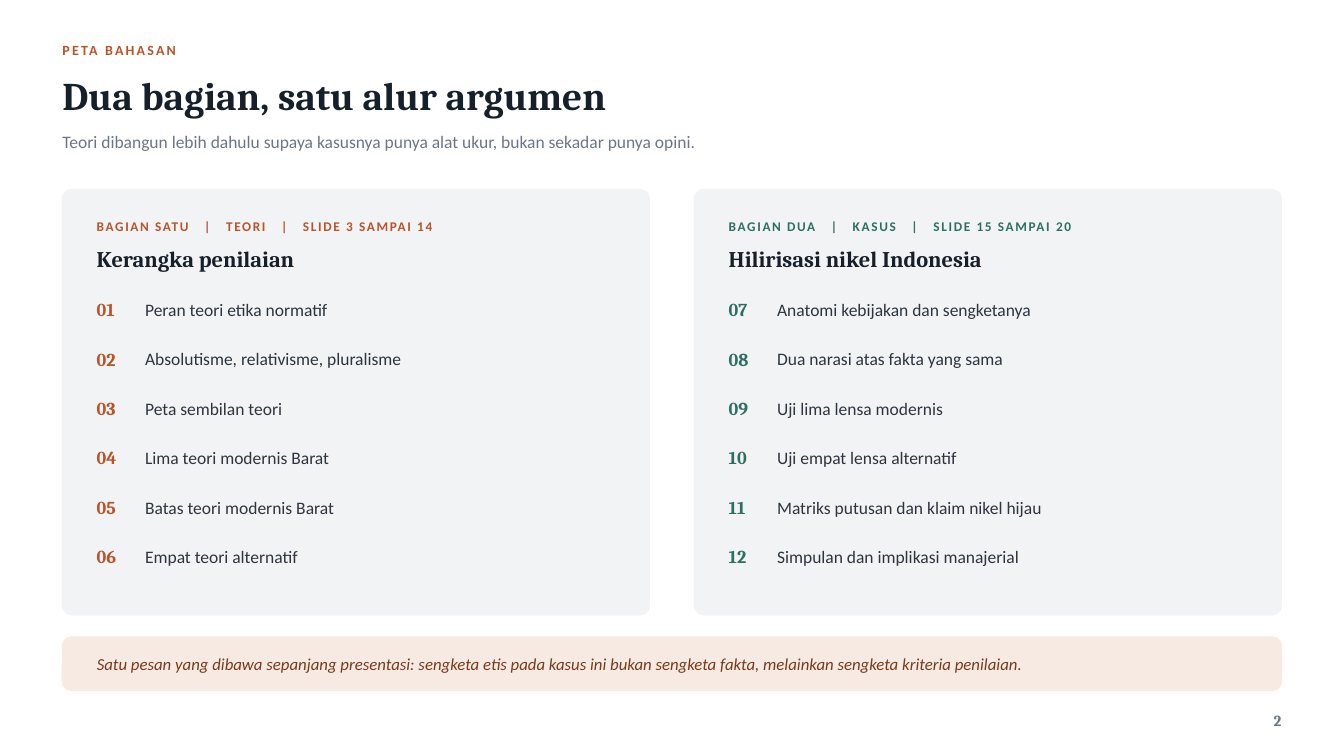
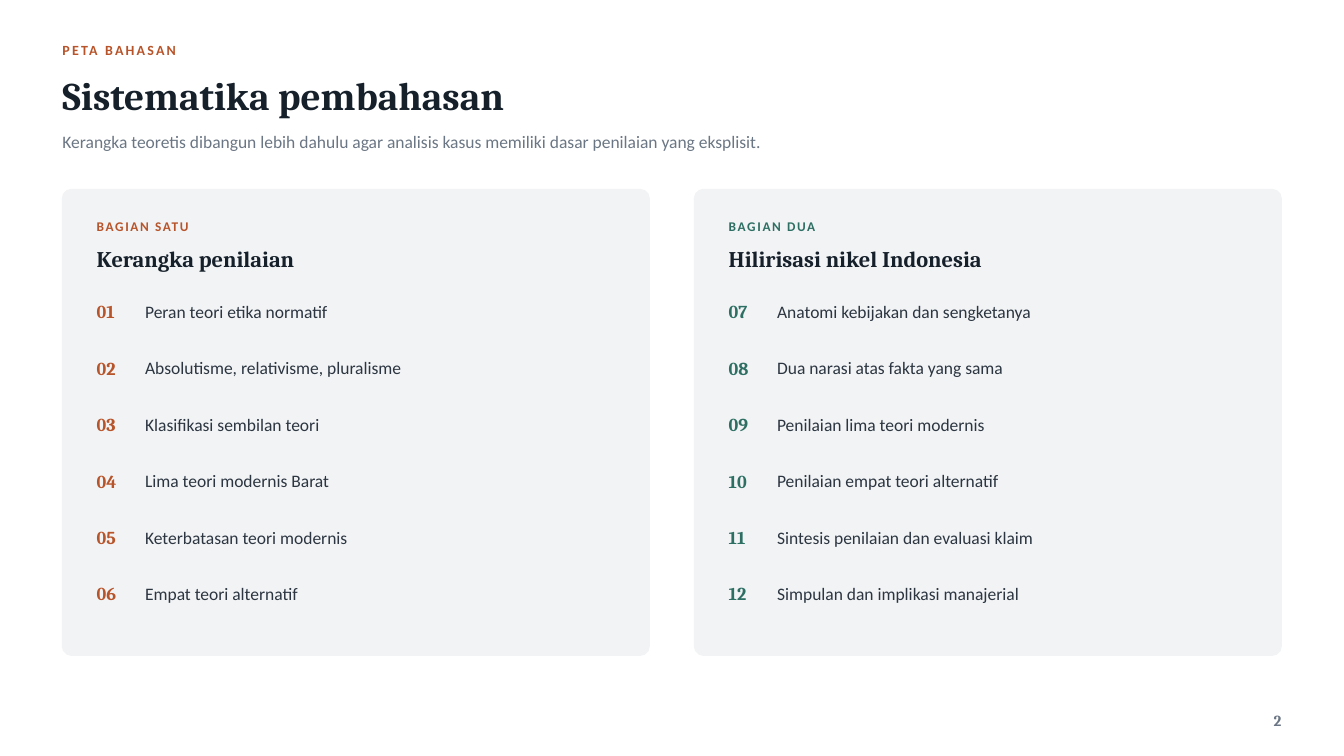
Before and after one commit to aslihabnuri/Dom-Manipulation, a slide deck: slide 2 of business-ethics/Evaluating-Business-Ethics-Hilirisasi-Nikel.pptx. Drawn at 1344x756 pixels with LibreOffice and Linux fonts; fonts in the diff are those of the drawing. Boxes give left, top, right and bottom in pixels: in the first picture for what was removed or moved away, otherwise in the second. Text is boxed around its words. In the diff, an @@ line names an element or a change of style, - is before the commit and + after.

```diff
--- a/business-ethics/Evaluating-Business-Ethics-Hilirisasi-Nikel.pptx
+++ b/business-ethics/Evaluating-Business-Ethics-Hilirisasi-Nikel.pptx
@@ text at (62,82,504,119): text changed @@
-Dua bagian, satu alur argumen
+Sistematika pembahasan
@@ text at (62,136,761,151): text changed @@
-Teori dibangun lebih dahulu supaya kasusnya punya alat ukur, bukan sekadar punya opini.
+Kerangka teoretis dibangun lebih dahulu agar analisis kasus memiliki dasar penilaian yang eksplisit.
@@ rounded rectangle at (63,190,649,655): proportions changed @@
@@ rounded rectangle: place and size @@
-rounded rectangle at (63,190,649,615)
+rounded rectangle at (63,190,649,655)
@@ rounded rectangle: place and size @@
-rounded rectangle at (695,190,1281,615)
+rounded rectangle at (695,190,1281,655)
@@ rounded rectangle at (695,190,1281,655): proportions changed @@
@@ text at (226,222,353,231): text changed @@
-BAGIAN SATU | TEORI | SLIDE 3 SAMPAI 14
+BAGIAN SATU
@@ text at (853,222,896,231): text changed @@
-BAGIAN DUA | KASUS | SLIDE 15 SAMPAI 20
+BAGIAN DUA
@@ 4 texts: place and size @@
-4 texts at (97,353,1003,368)
+4 texts at (97,362,1003,377)
@@ text "03": place and size @@
-text "03" at (97,402,116,415)
+text "03" at (97,418,116,431)
@@ text at (145,419,320,431): text changed @@
-Peta sembilan teori
+Klasifikasi sembilan teori
@@ text "09": place and size @@
-text "09" at (729,402,748,415)
+text "09" at (729,418,748,431)
@@ text at (777,419,984,431): text changed @@
-Uji lima lensa modernis
+Penilaian lima teori modernis
@@ 3 texts: place and size @@
-3 texts at (97,451,747,464)
+3 texts at (97,475,747,488)
@@ text at (777,475,998,490): text changed @@
-Uji empat lensa alternatif
+Penilaian empat teori alternatif
@@ text "05": place and size @@
-text "05" at (97,501,116,514)
+text "05" at (97,531,116,544)
@@ text at (145,532,347,544): text changed @@
-Batas teori modernis Barat
+Keterbatasan teori modernis
@@ text "11": place and size @@
-text "11" at (729,502,746,514)
+text "11" at (729,532,746,544)
@@ text at (777,532,1033,547): text changed @@
-Matriks putusan dan klaim nikel hijau
+Sintesis penilaian dan evaluasi klaim
@@ 4 texts: place and size @@
-4 texts at (97,550,1019,566)
+4 texts at (97,587,1019,603)
@@ rounded rectangle removed at (63,637,1281,691) @@
@@ text removed at (97,658,1022,673) @@
-Satu pesan yang dibawa sepanjang presentasi: sengketa etis pada kasus ini bukan sengketa fakta, melainkan sengketa kriteria penilaian.
```
Also in this commit, not shown: 19 other slides changed, 1 other file.
